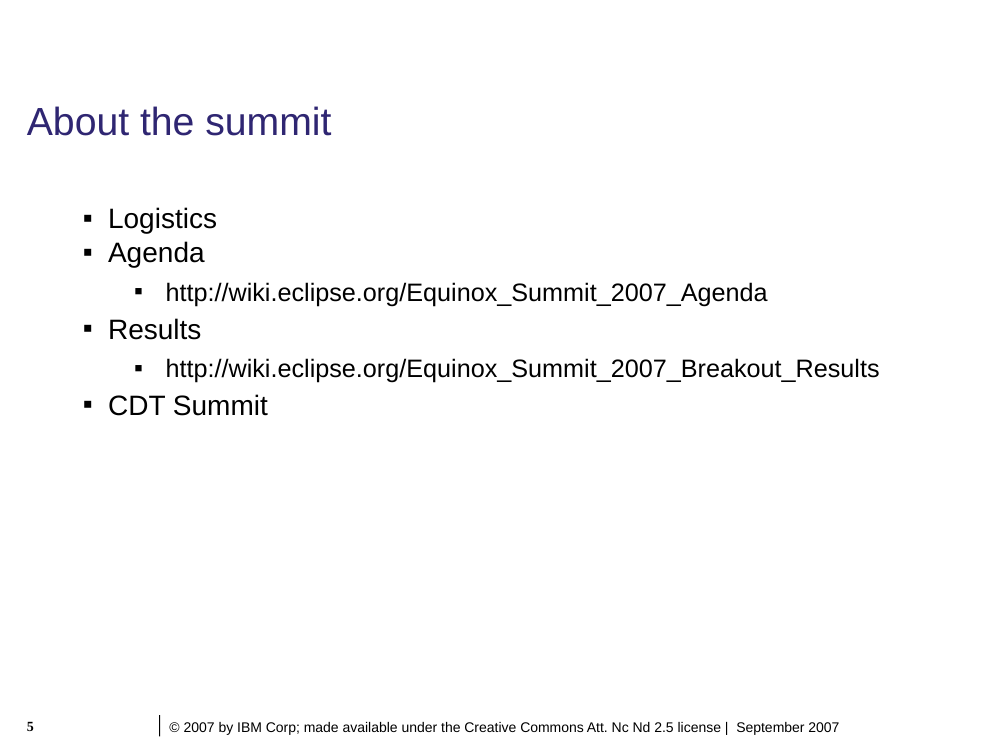
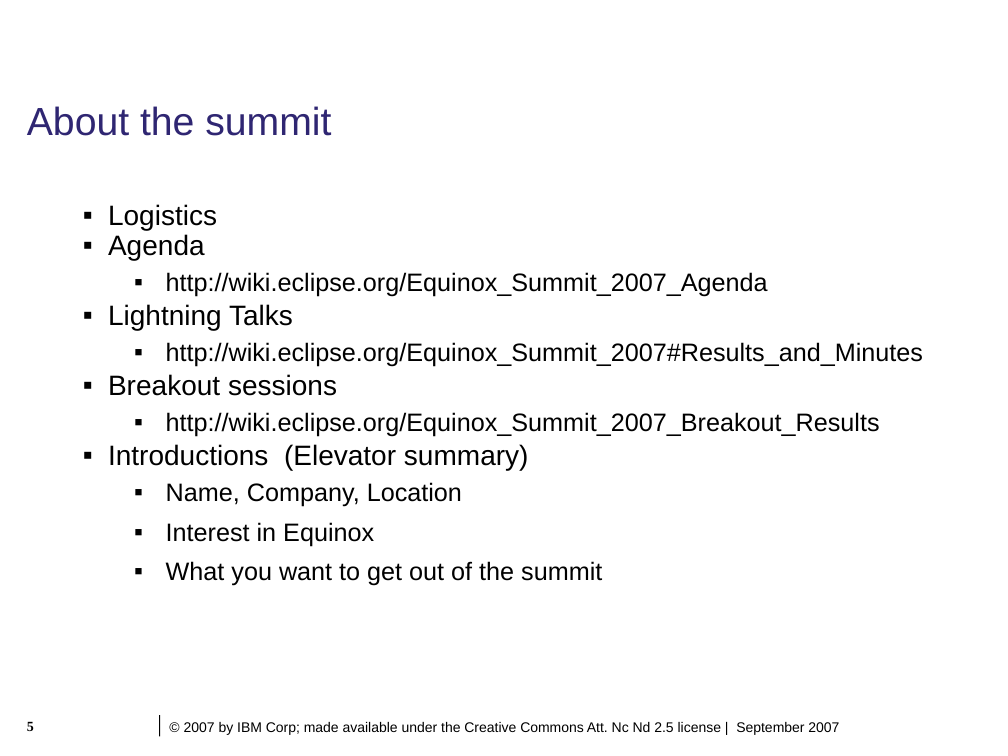
Before and after one commit to eclipse-equinox/equinox-website, a slide deck: slide 5 of documents/EquinoxSummit2007/summit_intro.ppt. Drawn at 1008x756 pixels with LibreOffice and Linux fonts; fonts in the diff are those of the drawing; background and template pictures are left out. Boxes give left, top, right and bottom in pixels: in the first picture for what was removed or moved away, otherwise in the second. Text is boxed around its words. In the diff, an @@ line names an element or a change of style, - is before the commit and + after.

```diff
--- a/documents/EquinoxSummit2007/summit_intro.ppt
+++ b/documents/EquinoxSummit2007/summit_intro.ppt
@@ text at [108,204,880,436]: line spacing 1 to 0.9 @@
@@ text at [108,304,923,396]: text changed; size 20 to 18 pt @@
-▪ Results
+▪ Lightning Talks
+  ▪ http://wiki.eclipse.org/Equinox_Summit_2007#Results_and_Minutes
+▪ Breakout sessions
@@ text at [108,444,602,586]: text changed; size 20 to 18 pt @@
-▪ CDT Summit
+▪ Introductions (Elevator summary)
+  ▪ Name, Company, Location
+  ▪ Interest in Equinox
+  ▪ What you want to get out of the summit
```
